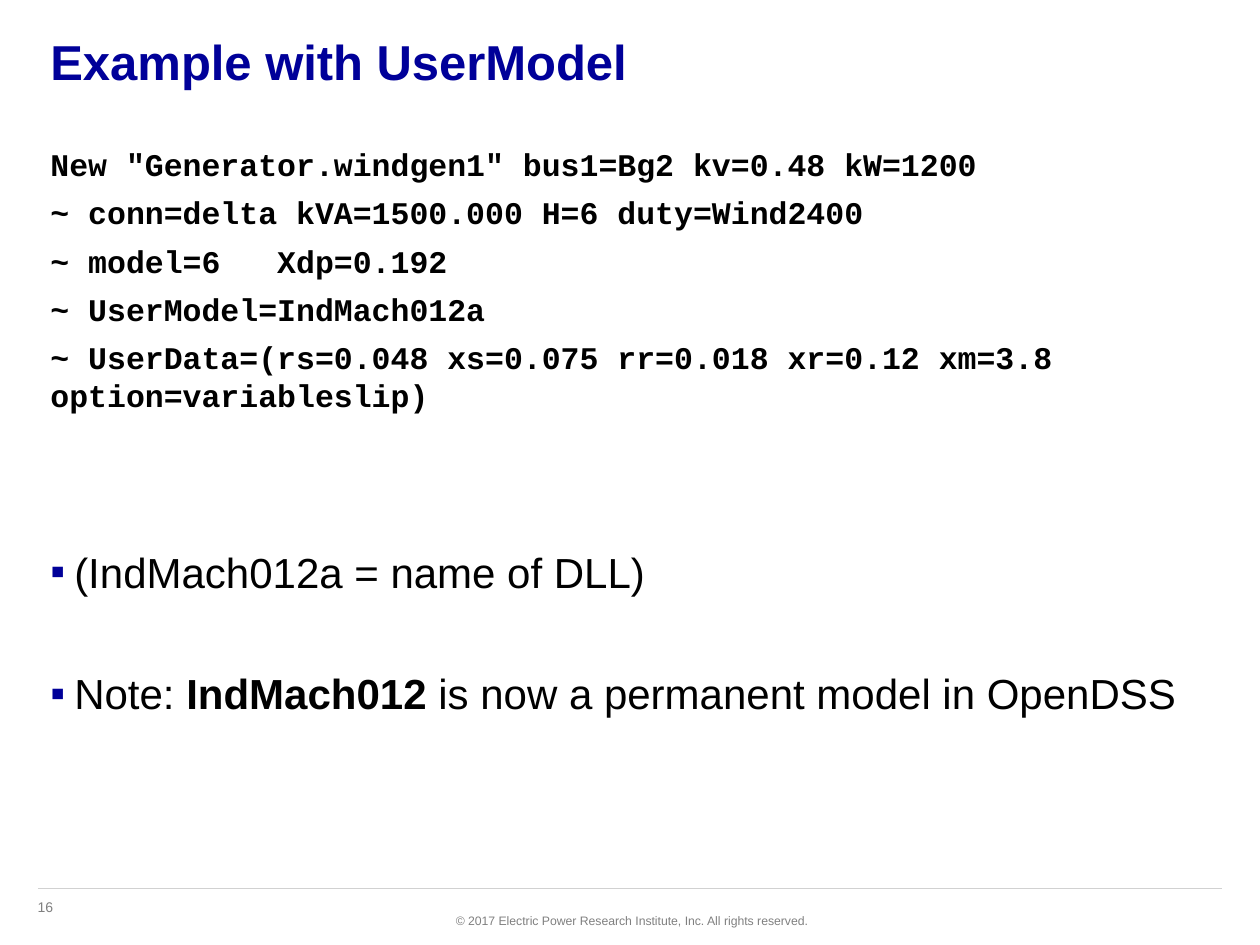
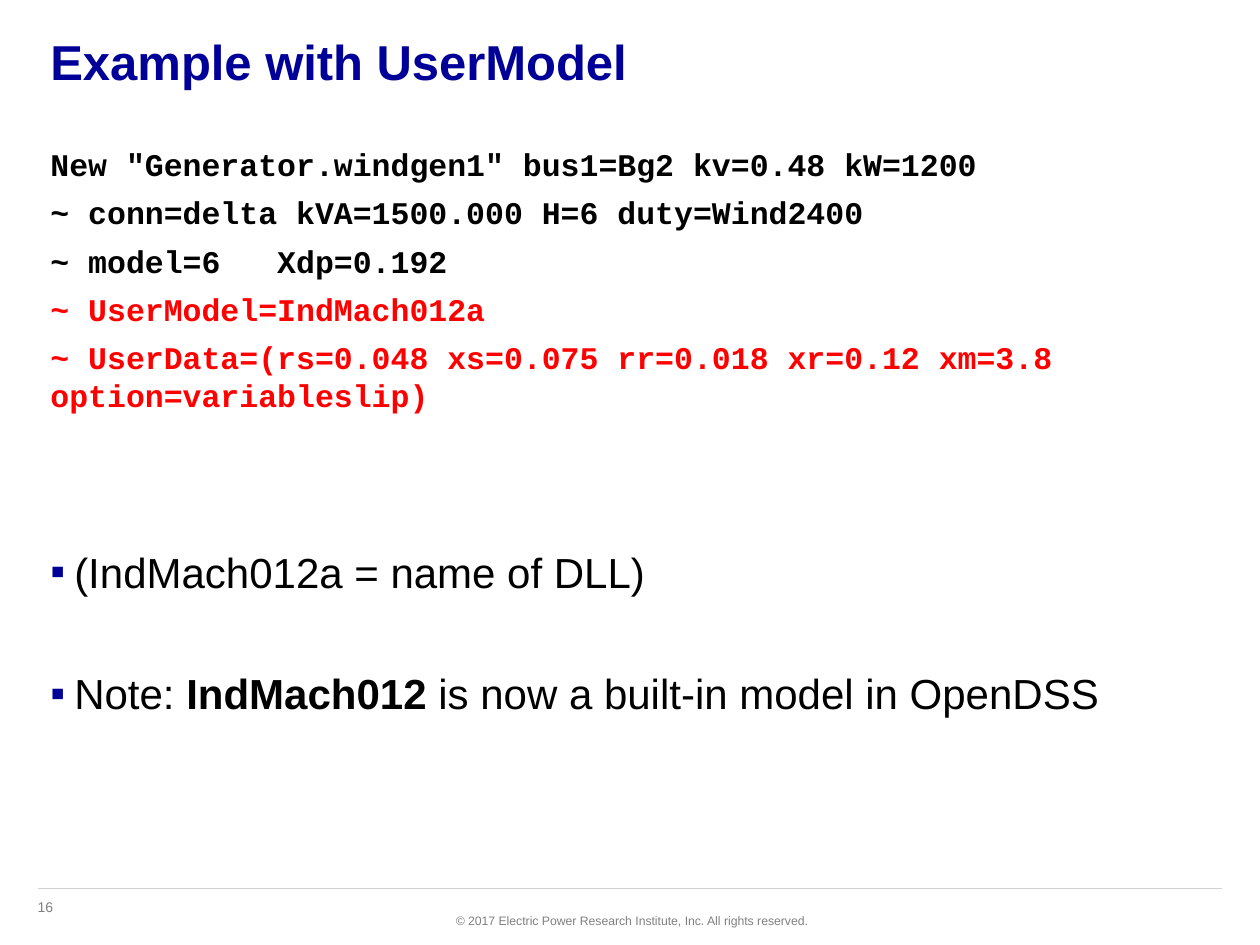
Before and after one commit to dss-extensions/opendss-svn-mirror, a slide deck: slide 16 of trunk/Training/GAPQ2017/PPT/14 Generator Model.pptx. Drawn at 1260x945 pixels with LibreOffice and Linux fonts; fonts in the diff are those of the drawing; background and template pictures are left out. Boxes give left, top, right and bottom in pixels: in the first picture for what was removed or moved away, otherwise in the second. Text is boxed around its words. In the diff, an @@ line names an element or a change of style, - is before the commit and + after.

```diff
--- a/trunk/Training/GAPQ2017/PPT/14 Generator Model.pptx
+++ b/trunk/Training/GAPQ2017/PPT/14 Generator Model.pptx
@@ text at [50,298,1052,414]: text colour #000000 to #FF0000 in "~ UserModel=IndMach012a", "~ UserData=(rs=0.048 xs=0.075 rr=0.018 xr=0.12 xm=3.8 option ..." @@
@@ text at [74,678,1099,718]: text changed @@
-▪ Note: IndMach012 is now a permanent model in OpenDSS
+▪ Note: IndMach012 is now a built-in model in OpenDSS
```
Also in this commit, not shown: 2 other slides changed, 4 other files.
